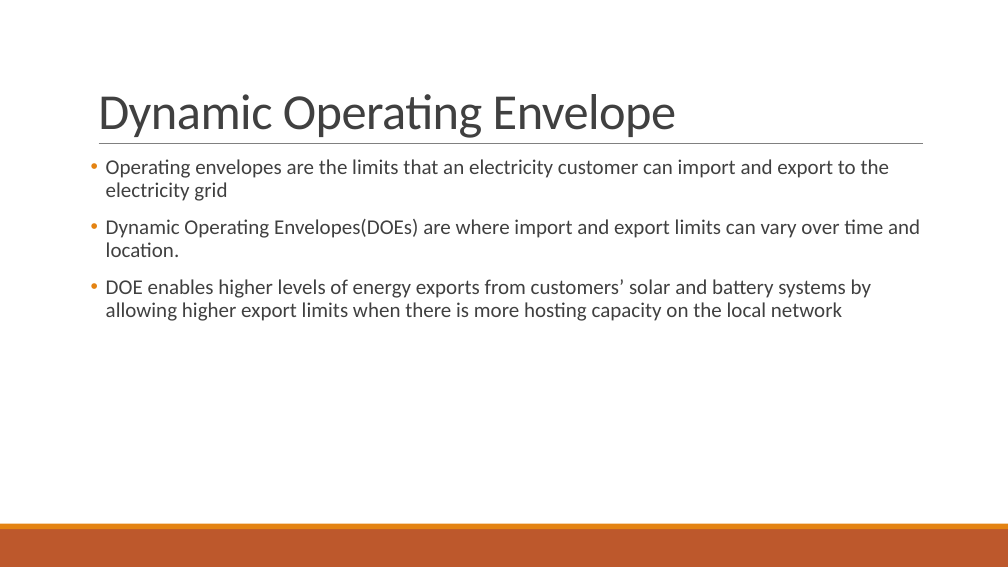
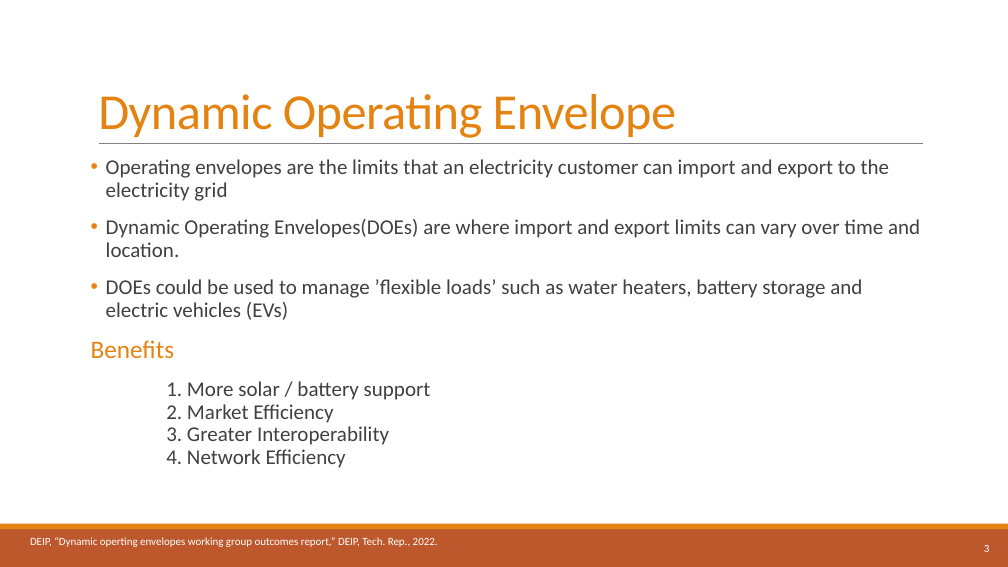
Before and after one commit to athuljosep/Power_System_Analysis, a slide deck: slide 3 of Seminar/Dynamic Operating Envelope.pptx. Drawn at 1008x567 pixels with LibreOffice and Linux fonts; fonts in the diff are those of the drawing. Boxes give left, top, right and bottom in pixels: in the first picture for what was removed or moved away, otherwise in the second. Text is boxed around its words. In the diff, an @@ line names an element or a change of style, - is before the commit and + after.

```diff
--- a/Seminar/Dynamic Operating Envelope.pptx
+++ b/Seminar/Dynamic Operating Envelope.pptx
@@ title "Dynamic Operating Envelope" at [98, 94, 677, 138]: text colour #404040 to #E48312 @@
@@ text at [91, 279, 862, 468]: text changed @@
-• DOE enables higher levels of energy exports from customers’ solar and battery systems by allowing higher export limits when there is more hosting capacity on the local network
+• DOEs could be used to manage ’flexible loads’ such as water heaters, battery storage and electric vehicles (EVs)
+Benefits
+1. More solar / battery support
+2. Market Efficiency
+3. Greater Interoperability
+4. Network Efficiency
@@ text added at [30, 537, 438, 547], 10.5 pt, text #FFFFFF @@
+DEIP, “Dynamic operting envelopes working group outcomes report,” DEIP, Tech. Rep., 2022.
@@ page number added at [984, 545, 990, 552], 10.5 pt, text #FFFFFF @@
+3
```
Also in this commit, not shown: 3 other slides changed, 5 slides added, 2 slides removed.
